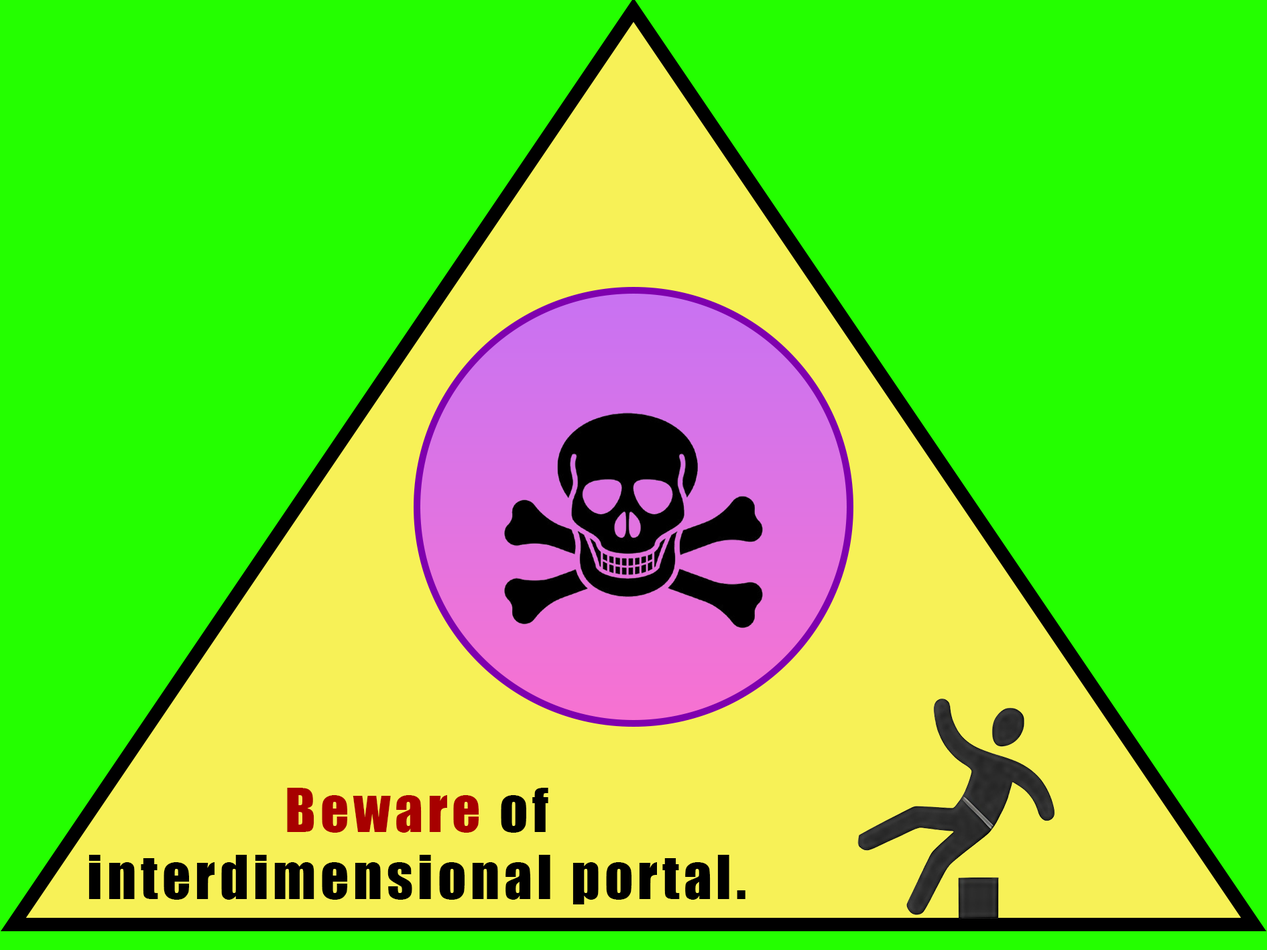
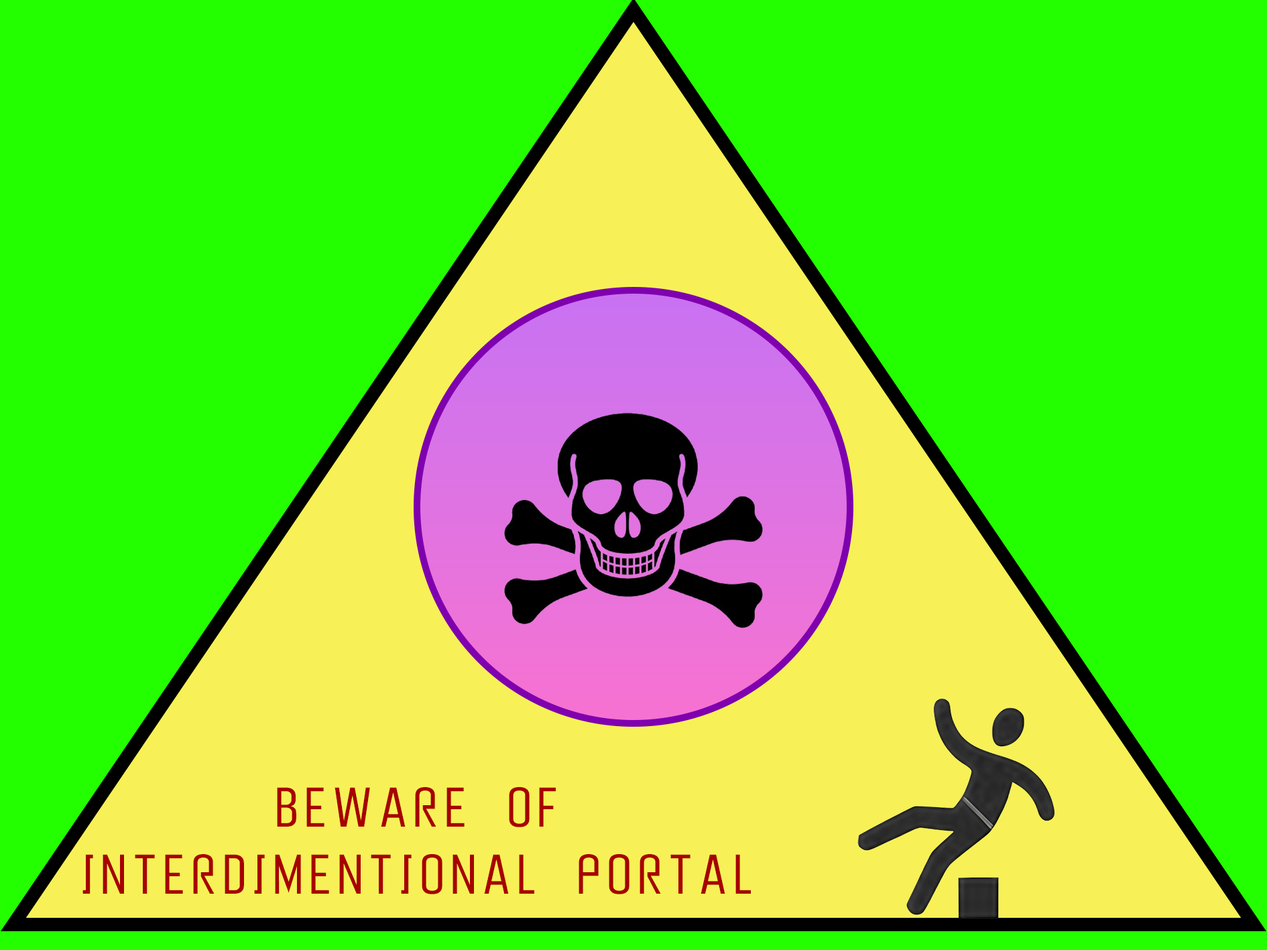
Two versions of the same layered image (1267x950). Layer-by-layer changes:
renamed "Beware of interdimensional portal." to "BEWARE OF INTERDIMENTIONAL PORTAL", painted on it over [82, 786, 751, 905]
